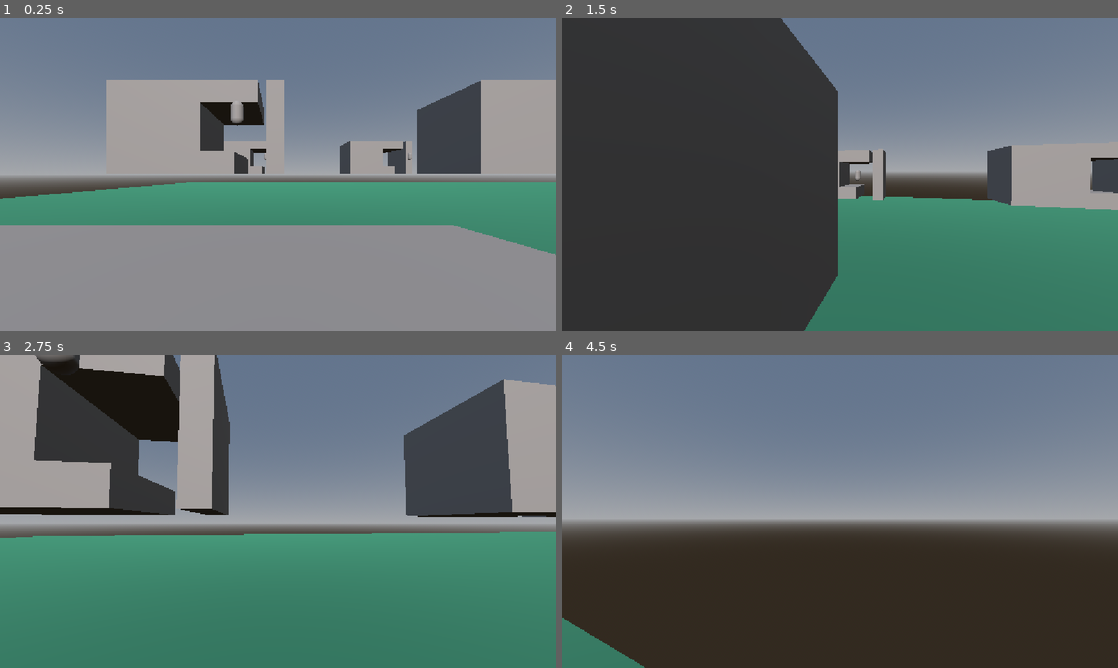
Above: before the commit, frames 1-4 (two rows, left to right).
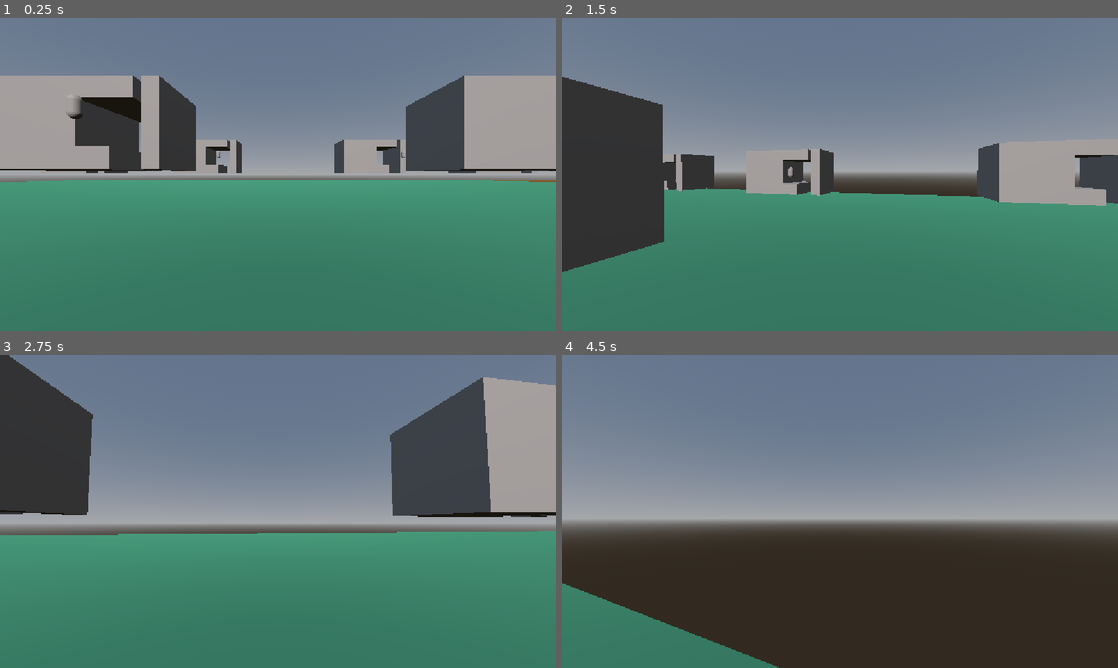
Above: after the commit, the same moments.

Repository: StevenChurchill671/GodotMedieval
Game: Godot game, scene res://root.tscn
Two runs of this game, one before a commit and one after it. Both use one fixed random seed, a clock stepped at 60 frames per second and the inputs below.
Inputs (mouse positions are in pixels of both pictures, inside the frame that each line leads up to):
- Up to frame 1 (0.25 s): no input
- Up to frame 2 (1.5 s): tap Enter at 0.5 s; move the mouse to (867, 174) at 0.52 s; hold C (crouch) 0.53-1.28 s; hold W (up) from 0.53 s (still down); tap Space (jump) at 0.77 s; move the mouse to (812, 174) at 1.27 s; tap C (crouch) at 1.35 s
- Up to frame 3 (2.75 s): keep holding W (up); tap Space (jump) at 1.52 s; move the mouse to (289, 505) at 2.02 s; hold C (crouch) from 2.03 s (still down)
- Up to frame 4 (4.5 s): keep holding W (up); move the mouse to (834, 517) at 2.77 s; release C (crouch) at 2.78 s; tap C (crouch) at 2.85, 4.35 s; tap Space (jump) at 3.02, 3.77 s; move the mouse to (878, 514) at 3.52 s; hold C (crouch) 3.53-4.28 s; move the mouse to (795, 508) at 4.27 s

The runs differ from the first frame. In frame 1, 48% of the frame differs, in the area x 0-100%, y 18-100%; in frame 2, 39%; in frame 3, 20%; in frame 4, 4.1%.

Commit message:
Add files via upload
made initialHousingLocation and FieldLocationOne uniform. the field is now 2 times the size of the housing location, and they no longer clip when spawned.

Diff:
--- a/politicalweight/Areas/initousingloc.tscn
+++ b/politicalweight/Areas/initousingloc.tscn
@@ -21,7 +21,7 @@
 shape = SubResource("WorldBoundaryShape3D_g4v7s")
 
 [node name="MeshInstance3D" type="MeshInstance3D" parent="StaticBody3D/CollisionShape3D" unique_id=597545837]
-transform = Transform3D(9.113161, 0, 0, 0, 1, 0, 0, 0, 9.597419, 0, 0, 0)
+transform = Transform3D(10, 0, 0, 0, 1, 0, 0, 0, 10, 0, 0, 0)
 mesh = SubResource("PlaneMesh_yf5fn")
 surface_material_override/0 = SubResource("StandardMaterial3D_yf5fn")
 
--- a/politicalweight/field_one.tscn
+++ b/politicalweight/field_one.tscn
@@ -18,7 +18,7 @@
 [node name="StaticBody3D" type="StaticBody3D" parent="." unique_id=1472931639]
 
 [node name="MeshInstance3D" type="MeshInstance3D" parent="StaticBody3D" unique_id=755332673]
-transform = Transform3D(58, 0, 0, 0, 1.186, 0, 0, 0, 28.263, 0, 0, 0)
+transform = Transform3D(60, 0, 0, 0, 1, 0, 0, 0, 30, 0, 0, 0)
 mesh = SubResource("PlaneMesh_g4v7s")
 surface_material_override/0 = SubResource("StandardMaterial3D_yf5fn")
 
--- a/politicalweight/initialisers/location_initialiser.gd
+++ b/politicalweight/initialisers/location_initialiser.gd
@@ -33,12 +33,12 @@
 func initialiseLocations():
 	var localMovement = initialhousinglocation.instantiate()
 	add_child(localMovement)
-	localMovement.position = Vector3(16,0,0)
+	localMovement.position = Vector3(0,0,0)
 	locationStorage.append(localMovement)
 
 	localMovement = fieldOneLocation.instantiate()
 	add_child(localMovement)
-	localMovement.position = Vector3(95,0,0)
+	localMovement.position = Vector3(90,0,0)
 	locationStorage.append(localMovement)
 
 	return getLocationStorage()
--- a/politicalweight/root.tscn
+++ b/politicalweight/root.tscn
@@ -1,7 +1,6 @@
 [gd_scene format=3 uid="uid://coga0v4r4yax8"]
 
 [ext_resource type="Script" uid="uid://c1mte8rwhrtq7" path="res://root.gd" id="1_l8v81"]
-[ext_resource type="PackedScene" uid="uid://816g6xuxl7ig" path="res://initialfloor.tscn" id="1_pq8q7"]
 [ext_resource type="PackedScene" uid="uid://7tssdwv464pe" path="res://Player/player_test.tscn" id="2_pyidc"]
 [ext_resource type="PackedScene" uid="uid://cbhe00ynebmpu" path="res://Areas/initousingloc.tscn" id="3_vvh5c"]
 [ext_resource type="PackedScene" uid="uid://dqem61q16uny6" path="res://initialisers/houseinitialiser.tscn" id="4_28aoi"]
@@ -25,8 +24,6 @@
 
 [node name="houseinitialiser" parent="." unique_id=387739536 instance=ExtResource("4_28aoi")]
 
-[node name="initialfloor" parent="." unique_id=1492818229 instance=ExtResource("1_pq8q7")]
-
 [node name="PlayerTest" parent="." unique_id=417253258 instance=ExtResource("2_pyidc")]
 transform = Transform3D(0.5, 0, 0, 0, 0.5, 0, 0, 0, 0.5, 0, 0.7032778, 0)
 
